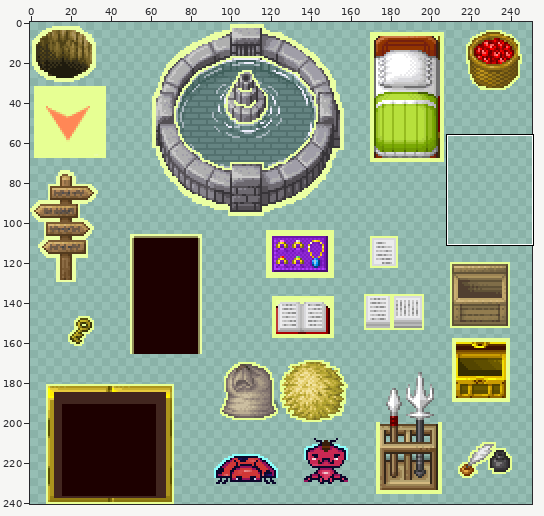
Sprite sheet, stored at assets/interactable.png. The first picture is a wide view before the edit; the outline marks the close-up.
Close-up. Before:
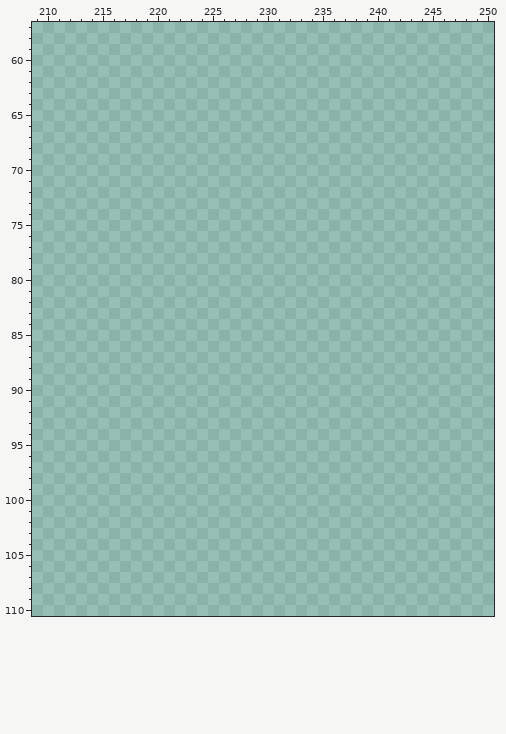
The file is 251x241 pixels. Pixels under 10% opacity are left out. Colours within 5 levels of each other are drawn and written as one. Shown: x 209..250, y 57..110.
And afterwards:
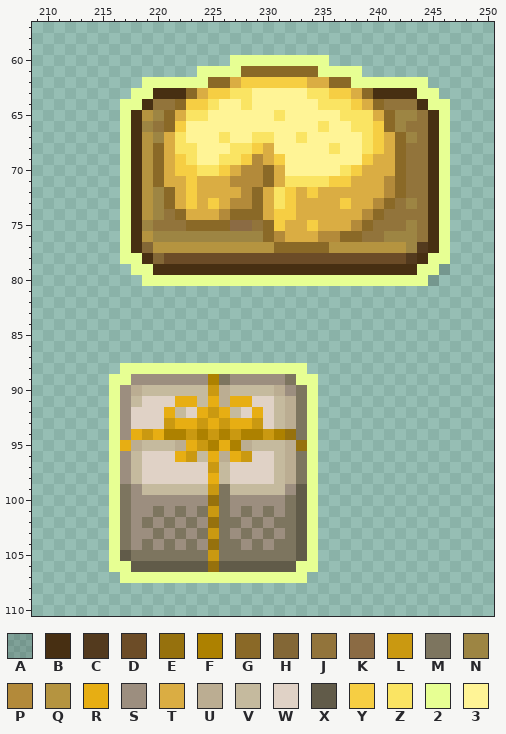
Palette (. is transparent): A #00000027  B #472f12  C #533a1e  D #6c4c27  E #96710d  F #ad8100  G #8a6927  H #836736  J #92743b  K #8b6b44  L #ca9911  M #7d755f  N #9d8543  P #b38a3a  Q #b59440  R #e7ae13  S #9c8e7f  T #daad43  U #bbad92  V #c5ba9e  W #e0d2c6  X #615b49  Y #f6ce43  Z #fae463  2 #e7ff93  3 #fff496
The edit:
@@ x 209..250 @@
  59 ..........................................
- 60 ..........................................
- 61 ..........................................
- 62 ..........................................
- 63 ..........................................
- 64 ..........................................
- 65 ..........................................
- 66 ..........................................
- 67 ..........................................
- 68 ..........................................
- 69 ..........................................
- 70 ..........................................
- 71 ..........................................
- 72 ..........................................
- 73 ..........................................
- 74 ..........................................
- 75 ..........................................
- 76 ..........................................
- 77 ..........................................
- 78 ..........................................
- 79 ..........................................
- 80 ..........................................
+ 60 ..................222222222...............
+ 61 ...............2222GGGGGGG2222............
+ 62 ..........222222GGTYYYYYYTTGG2222222......
+ 63 .........22BBBGTYYZZ33333ZZYYTGBBBB22.....
+ 64 ........22BJJGYYZ33Z333333ZZZYTGJJJB22....
+ 65 ........2BQNGTZZ333333Z33333ZZZTGNNJB2....
+ 66 ........2BNJGY333333333333Z33ZZYGNJJB2....
+ 67 ........2BQNTZ333Z33ZZ33Z33333ZYTGNJB2....
+ 68 ........2BQGTZZ333ZZYT33333Z33ZYTGJJB2....
+ 69 ........2BQGTYZ33ZZYPTY3333333YTTGJJB2....
+ 70 ........2BQGTYYZZYTPPGT33333ZYTTTGJJB2....
+ 71 ........2BQGTTYTTTPPPGTZZZZYYTTTPGJJB2....
+ 72 ........2BQNGTYTTTTPGTZYTYTTTTTTPGJJB2....
+ 73 ........2BQNGTYTYTPPGTZYTTTTYTTPGJNJB2....
+ 74 ........2BQNJGTTTPGGGTYYTTTTTTPGJJJJB2....
+ 75 ........2BNJJJGGGGKKJGYTTYTTTPGJJJNJB2....
+ 76 ........2BQNNNNNNNNNNGPTTTPPGGJJNNNJB2....
+ 77 ........2BHQQQQQQQQQQQGGGGGQQQQQQQNCB2....
+ 78 ........22BHDDDDDDDDDDDDDDDDDDDDDDCB22....
+ 79 .........22BBBBBBBBBBBBBBBBBBBBBBBB22A....
+ 80 ..........22222222222222222222222222A.....
  81 ..........................................
@@ x 214..236 @@
  87 .......................
- 88 .......................
- 89 .......................
- 90 .......................
- 91 .......................
- 92 .......................
- 93 .......................
- 94 .......................
- 95 .......................
- 96 .......................
- 97 .......................
- 98 .......................
- 99 .......................
-100 .......................
-101 .......................
-102 .......................
-103 .......................
-104 .......................
-105 .......................
-106 .......................
-107 .......................
+ 88 ...22222222222222222...
+ 89 ..22SSSSSSSFMSSSSSM22..
+ 90 ..2SUVVVVVVLUVVVVUSM2..
+ 91 ..2SVWWWRRVRURRWWVUM2..
+ 92 ..2SWWWRVWRLRVWRWVUM2..
+ 93 ..2SWWWLRRLRLRRLWVUM2..
+ 94 ..2SRLRFFLFLFLFFLFEM2..
+ 95 ..2RUVVVURLFRFUVVVUE2..
+ 96 ..2SVWWWRLVRURLWWVUM2..
+ 97 ..2SVWWWWWWLVWWWWVUM2..
+ 98 ..2SVWWWWWWRVWWWWVUM2..
+ 99 ..2MSVVVVVVLMVVVVVSX2..
+100 ..2MSSSSSSSEMSSSSSMX2..
+101 ..2MSSMSMSMLMSMSMSMX2..
+102 ..2MSMSMSMSEMMSMSMMX2..
+103 ..2MSSMSMSMLMSMSMSMX2..
+104 ..2MSMSMSMSEMMSMSMMX2..
+105 ..2XMMMMMMMLMMMMMMMX2..
+106 ..22XXXXXXXEXXXXXXX22..
+107 ...22222222222222222...
 108 .......................
Boxes around the changes in both close-ups, in picture pixels (x1, y1, x2, y2):
added: (120, 55, 450, 286)
added: (109, 363, 318, 583)
